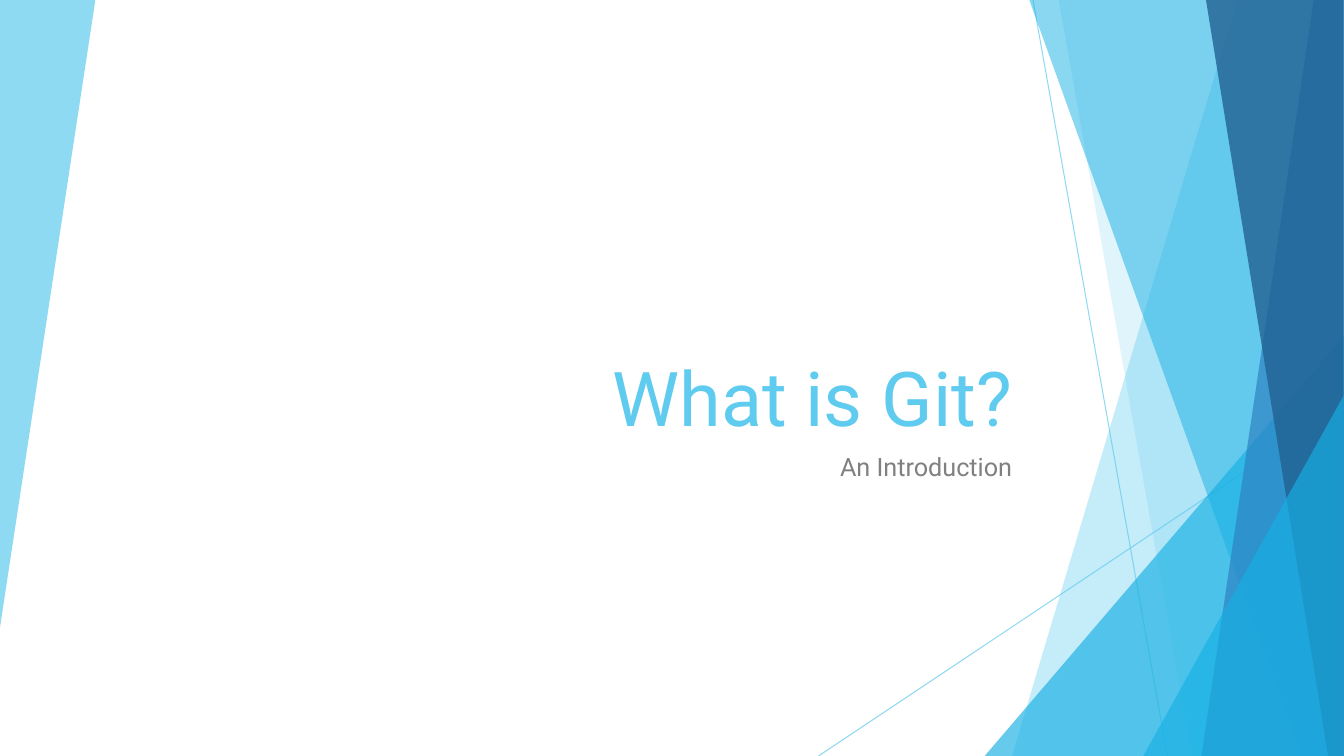
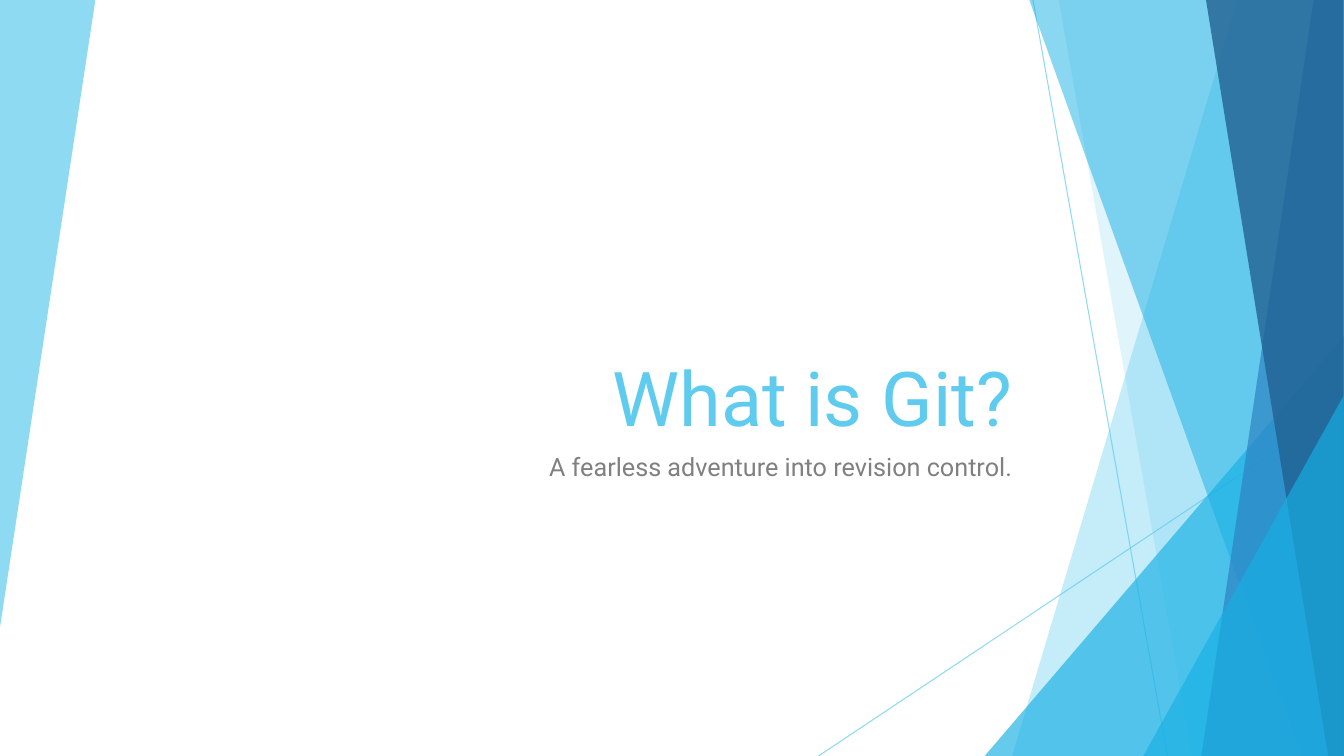
Before and after one commit to drewwyatt/Asset-History, a slide deck: slide 1 of Introduction to Git.pptx. Drawn at 1344x756 pixels with LibreOffice and Linux fonts; fonts in the diff are those of the drawing. Boxes give left, top, right and bottom in pixels: in the first picture for what was removed or moved away, otherwise in the second. Text is boxed around its words. In the diff, an @@ line names an element or a change of style, - is before the commit and + after.

Commit message:
updated title slide description.

```diff
--- a/Introduction to Git.pptx
+++ b/Introduction to Git.pptx
@@ subtitle at [549,457,1012,476]: text changed @@
-An Introduction
+A fearless adventure into revision control.
```
